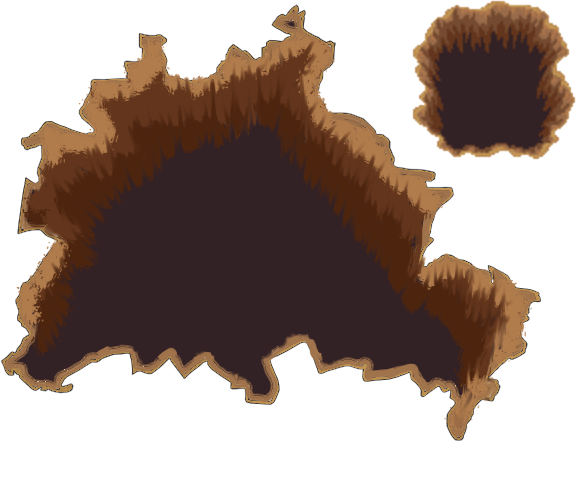
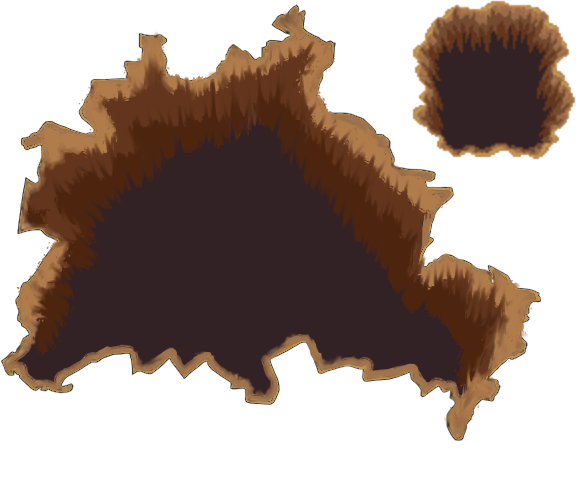
Comparing the layer stacks of the two 576x480 images. Changes:
painted on "Layer 5(pasted)" over (x1=5, y1=8, x2=531, y2=440)
